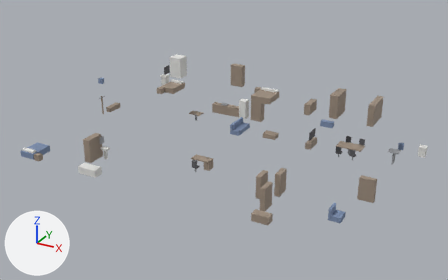
Two versions of the glTF model mobilier.glb, one commit apart.
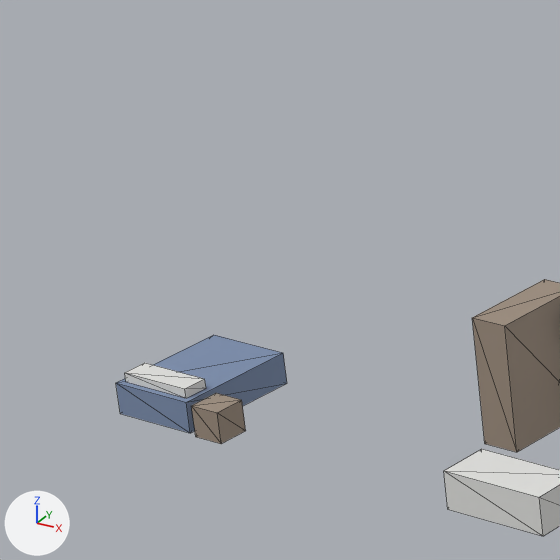
Each version is shown whole from a 50 mm lens placed at (27.64, -41.95, 22.29), pointed at (4.78, -0.37, 1.5), then close up on the part from 0% to 22% of the width and 30% to 65% of the height. Arrows for +X, +Y and +Z are at lower left; the lights stay in place. The last two pictures show the newer version. The close-ups show mesh edges as thin lines.

Objects in the first close-up: 'Armoire-col', 'Baignoire-col', 'Chevet-col', 'Lit-col', 'Oreiller-col'.
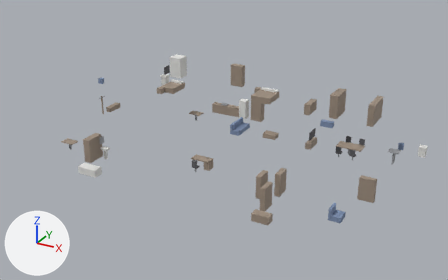
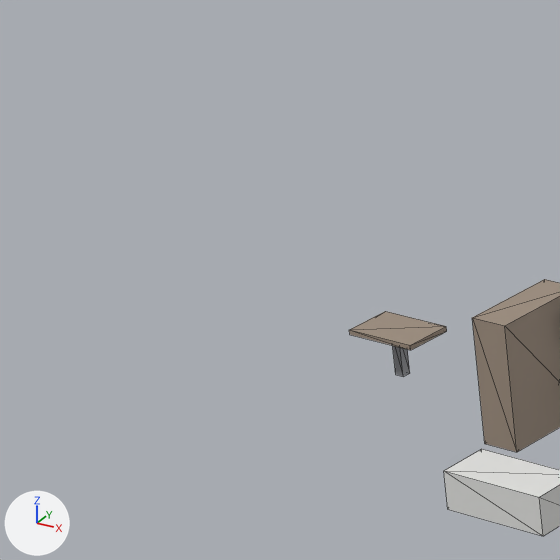
Location of each change, [x1, y1, x2, y2] in pixels of the close-ups (560 x 560 px):
'Lit-col', deleted (blue)
    before: [116, 335, 287, 433]
'TableIntro-col', added (brown)
    after: [349, 311, 447, 350]
'Chevet-col', deleted (brown)
    before: [192, 393, 246, 444]
'Oreiller-col', deleted
    before: [125, 363, 206, 398]
'PiedTableIntro-col', added
    after: [393, 346, 410, 377]

What changed in the scene script:
```text
Remove ob_lit_col:
    ob_lit_col = bpy.data.objects.new('Lit-col', me_lit_col)
    ob_lit_col.location = (-9.5, -7.6, 0.25)
Remove ob_oreiller_col:
    ob_oreiller_col = bpy.data.objects.new('Oreiller-col', me_oreiller_col)
    ob_oreiller_col.location = (-9.5, -8.3, 0.57)
Remove ob_chevet_col:
    ob_chevet_col = bpy.data.objects.new('Chevet-col', me_chevet_col)
    ob_chevet_col.location = (-8.4, -8.4, 0.25)
Add ob_piedtableintro_col:
    ob_piedtableintro_col = bpy.data.objects.new('PiedTableIntro-col', me_piedtable_col)
    ob_piedtableintro_col.location = (-7.5, -5.5, 0.34)
Add ob_tableintro_col:
    ob_tableintro_col = bpy.data.objects.new('TableIntro-col', me_tablecuisine_col)
    ob_tableintro_col.location = (-7.5, -5.5, 0.72)
```
